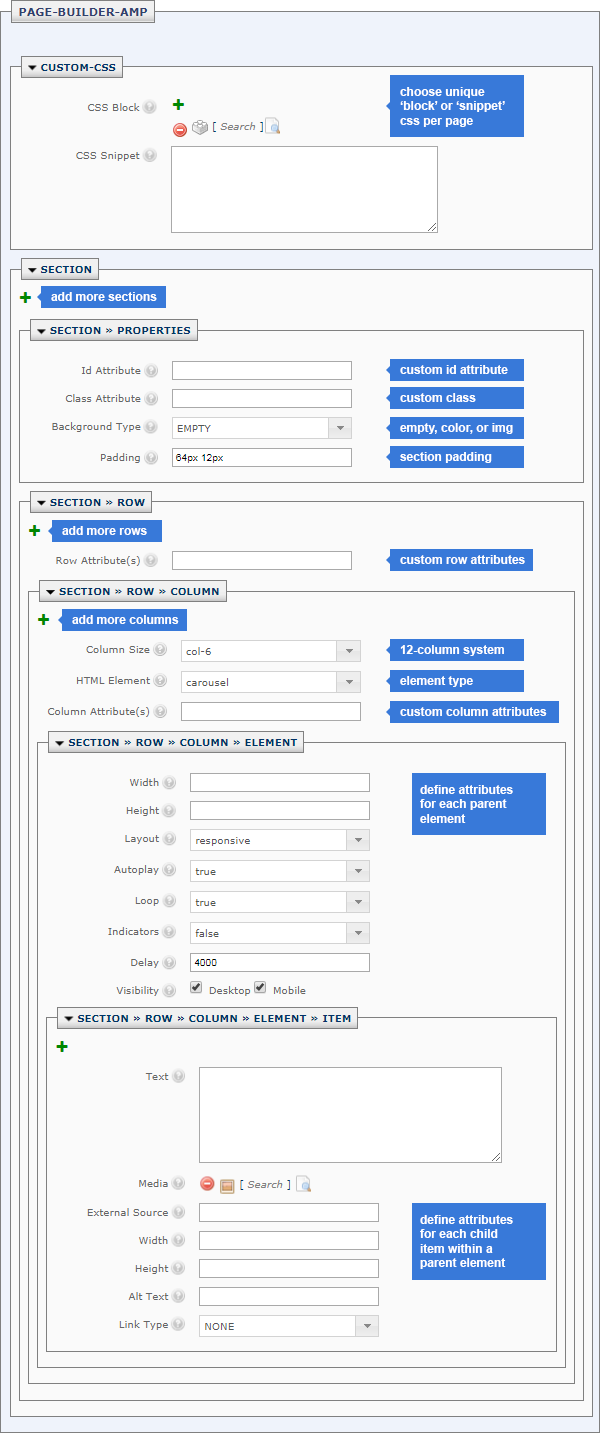
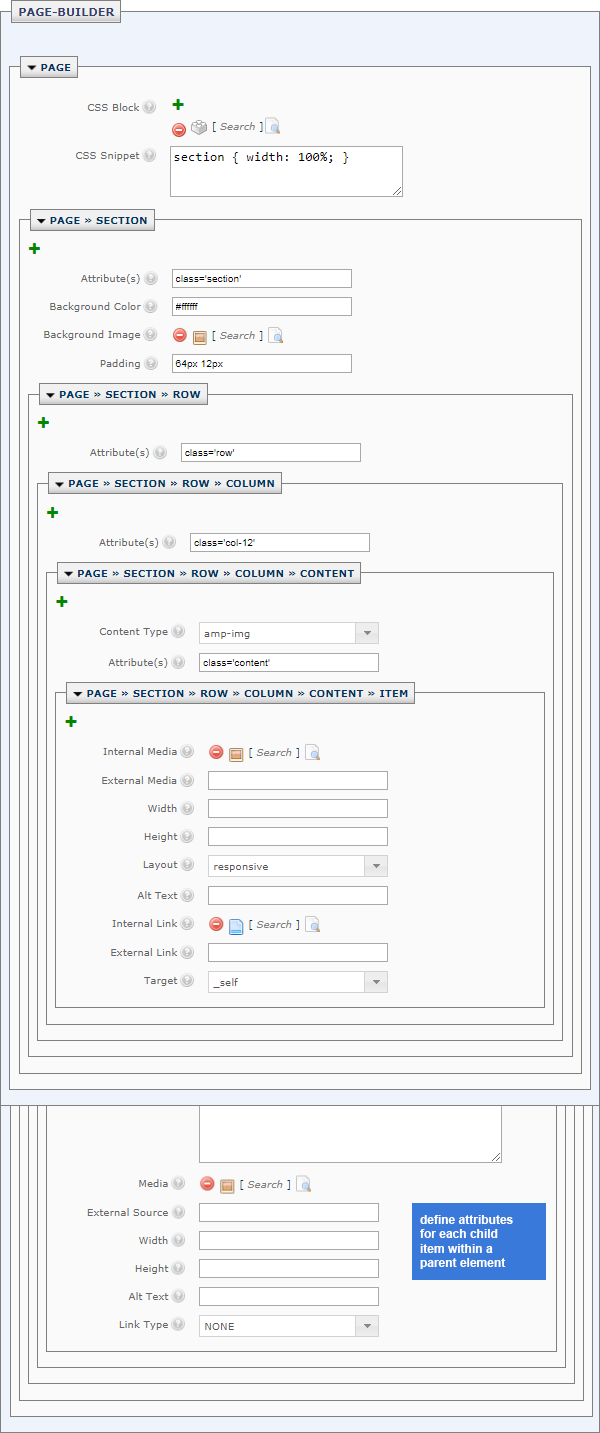
Comparing the layer stacks of the two (600, 1433) images. Changes:
added group "V2" with 1 layers above "V1" over [1, 0, 599, 1106]
added layer "image" (1st of 2, in "V2") in group "V2" over [1, 0, 599, 1106]
added group "V1" with 55 layers over [1, 0, 599, 1106]
moved "tip" (1st of 14, in "V1") into group "V1" over [386, 75, 524, 137]
moved "tip" (2nd of 14, in "V1") into group "V1" over [37, 286, 166, 308]
moved "tip" (3rd of 14, in "V1") into group "V1" over [386, 359, 524, 381]
moved "tip" (4th of 14, in "V1") into group "V1" over [386, 387, 524, 409]
moved "tip" (5th of 14, in "V1") into group "V1" over [386, 417, 524, 439]
moved "tip" (6th of 14, in "V1") into group "V1" over [386, 446, 524, 468]
moved "tip" (7th of 14, in "V1") into group "V1" over [48, 520, 162, 542]
moved "tip" (8th of 14, in "V1") into group "V1" over [386, 549, 533, 571]
moved "tip" (9th of 14, in "V1") into group "V1" over [58, 609, 187, 631]
moved "tip" (10th of 14, in "V1") into group "V1" over [386, 639, 524, 661]
moved "tip" (11th of 14, in "V1") into group "V1" over [386, 670, 524, 692]
moved "tip" (12th of 14, in "V1") into group "V1" over [386, 701, 559, 723]
moved "tip" (13th of 14, in "V1") into group "V1" over [412, 773, 546, 835]
renamed "Layer 1" to "image", moved it into group "V1" over [1, 0, 599, 1106]
